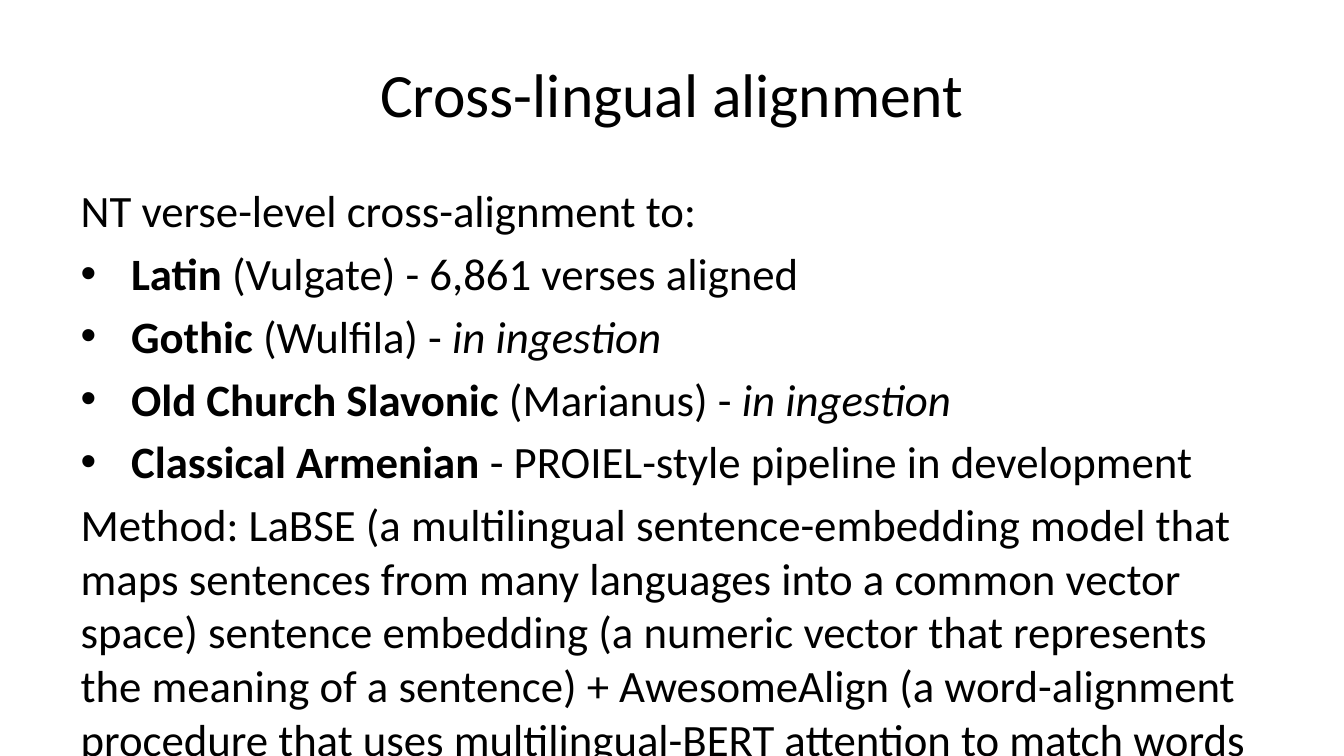
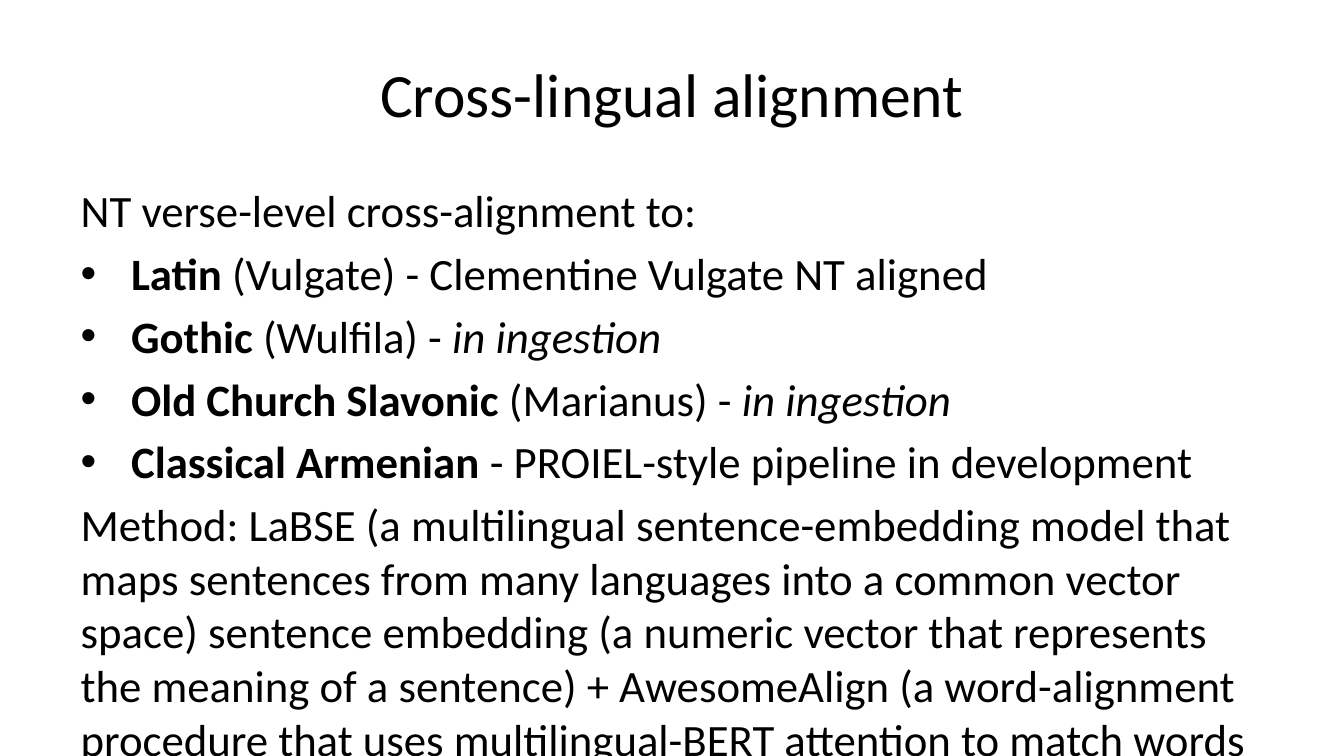
Before and after one commit to AthDGC/AthDGC.github.io, a slide deck: slide 5 of slides/cidl_2026.pptx. Drawn at 1344x756 pixels with LibreOffice and Linux fonts; fonts in the diff are those of the drawing. Boxes give left, top, right and bottom in pixels: in the first picture for what was removed or moved away, otherwise in the second. Text is boxed around its words. In the diff, an @@ line names an element or a change of style, - is before the commit and + after.

```diff
--- a/slides/cidl_2026.pptx
+++ b/slides/cidl_2026.pptx
@@ text at (131, 257, 987, 298): text changed @@
-• Latin (Vulgate) - 6,861 verses aligned
+• Latin (Vulgate) - Clementine Vulgate NT aligned
```
Also in this commit, not shown: 15 other files.
